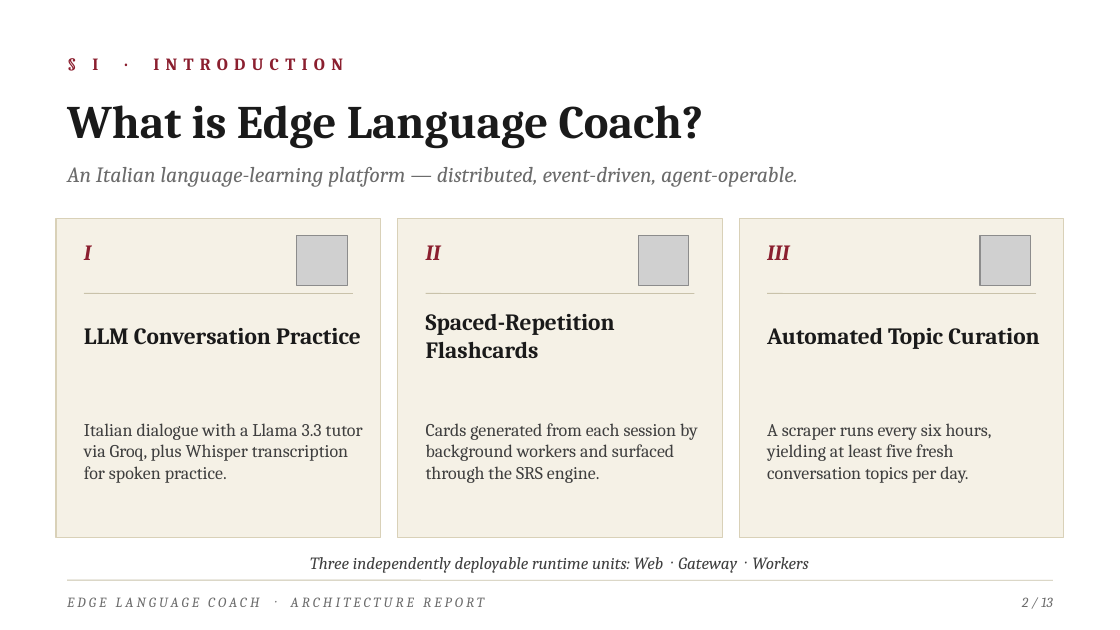
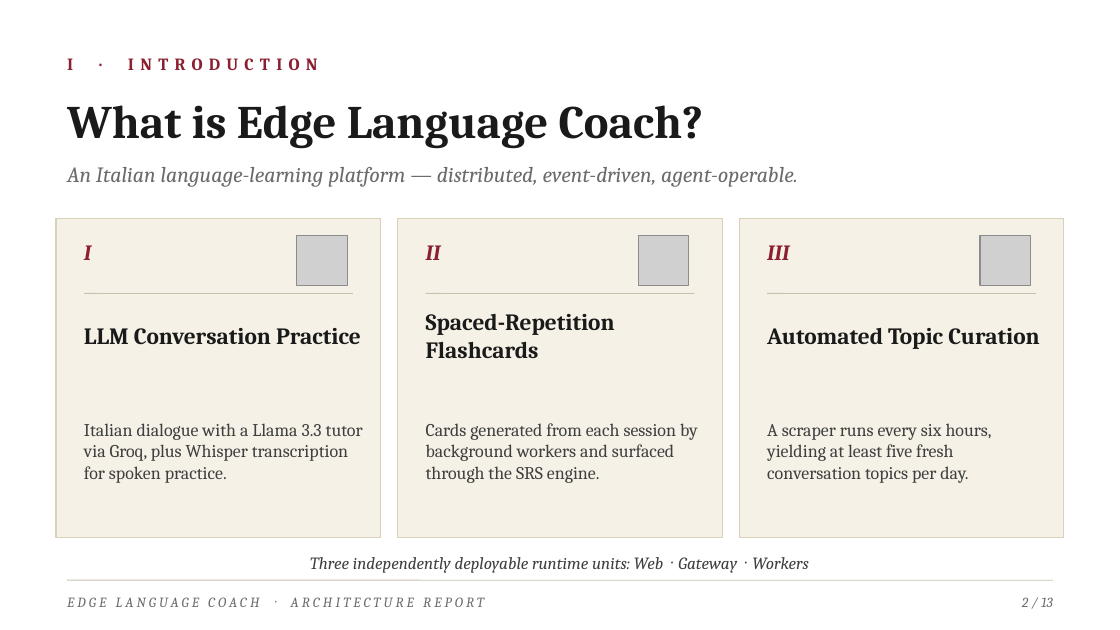
Before and after one commit to ibrahemaskar11/edge-language-coach, a slide deck: slide 2 of docs/edge-language-coach.pptx. Drawn at 1120x630 pixels with LibreOffice and Linux fonts; fonts in the diff are those of the drawing; grey boxes stand for pictures. Boxes give left, top, right and bottom in pixels: in the first picture for what was removed or moved away, otherwise in the second. Text is boxed around its words. In the diff, an @@ line names an element or a change of style, - is before the commit and + after.

```diff
--- a/docs/edge-language-coach.pptx
+++ b/docs/edge-language-coach.pptx
@@ text at (x1=67, y1=58, x2=318, y2=70): text changed @@
-§ I · INTRODUCTION
+I · INTRODUCTION
```
Also in this commit, not shown: 11 other slides changed.
